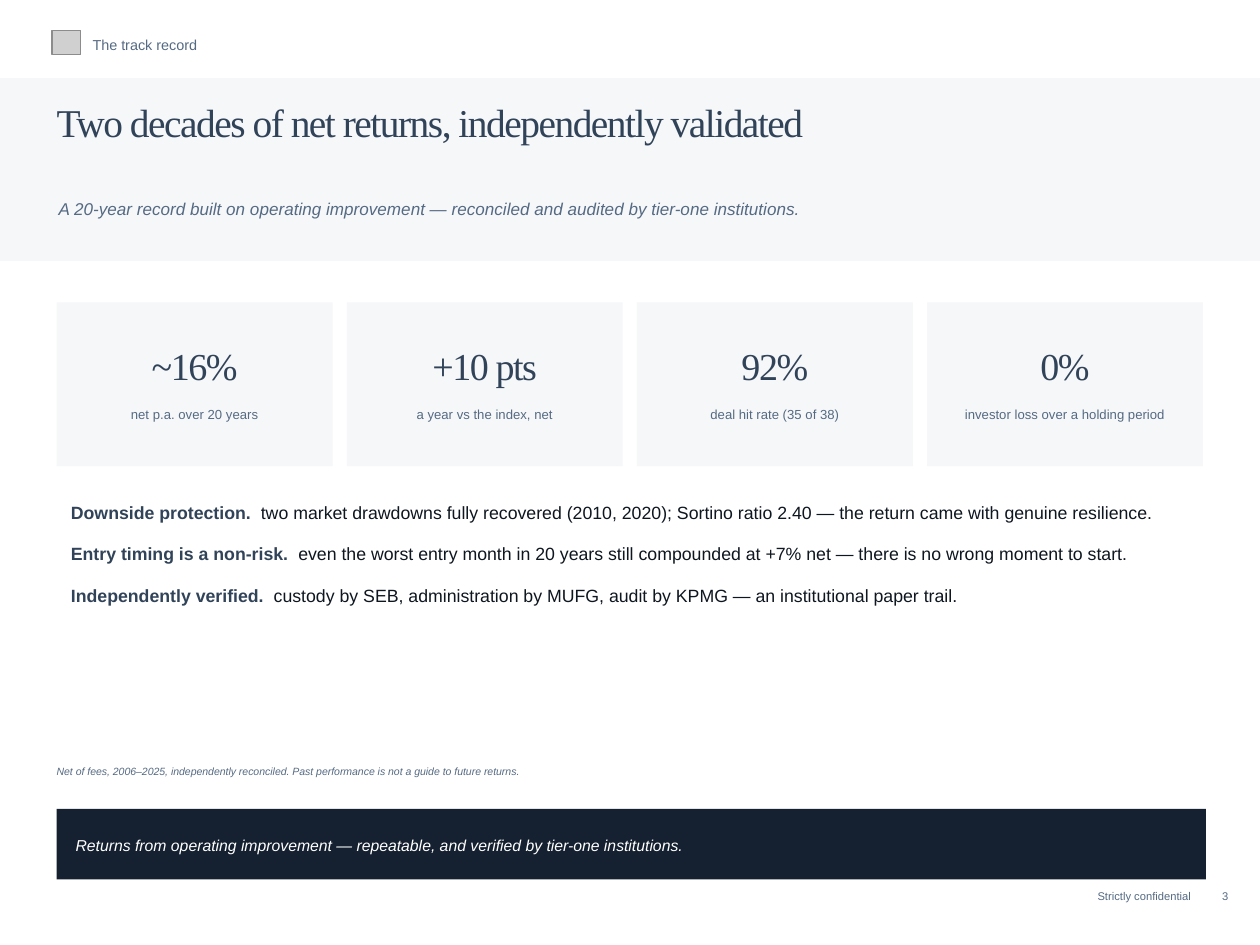
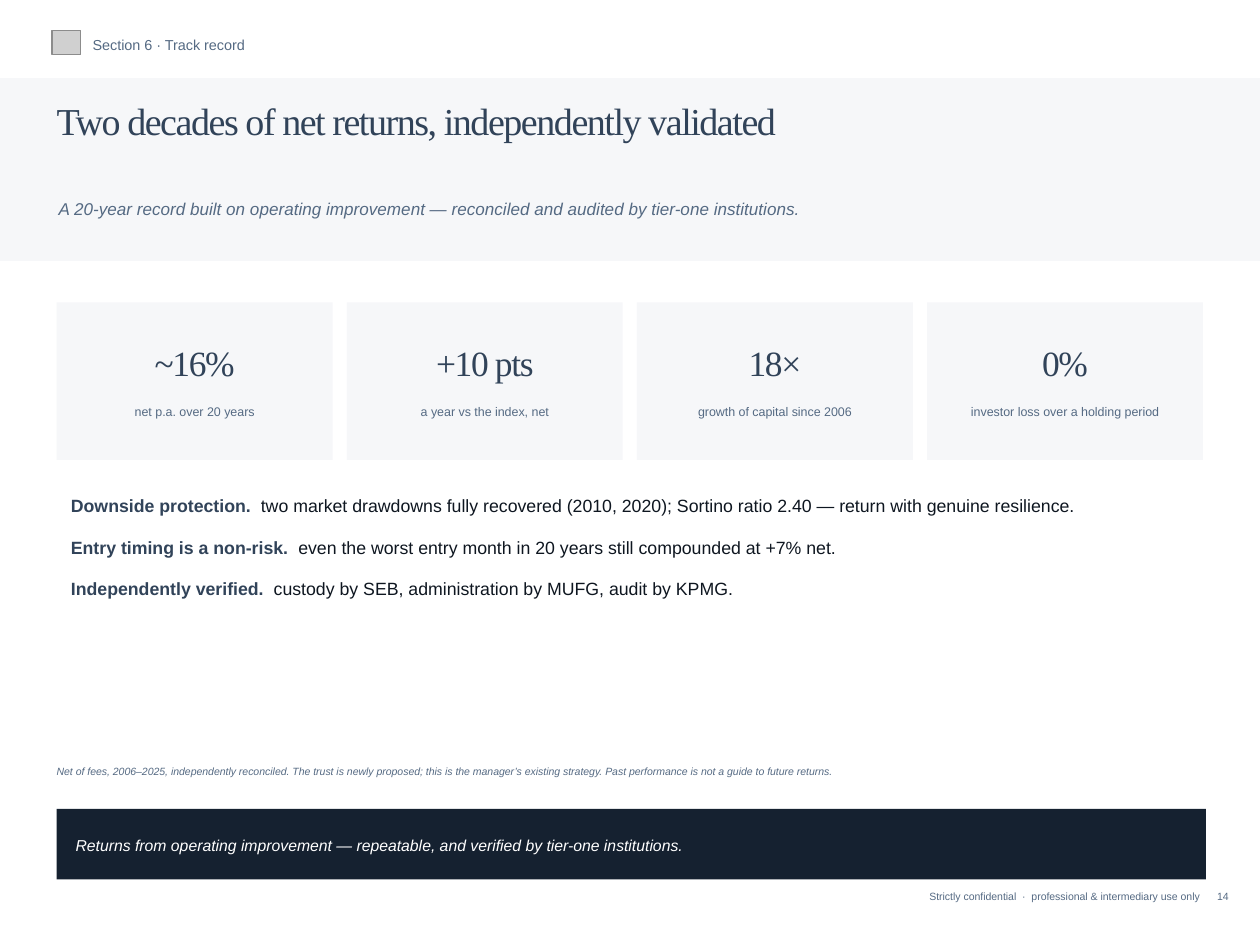
Before and after one commit to charette-lab/Claude, a slide deck: slide 15 of Athanase_Investment_Trust_Pitch.pptx (slide 4 before the commit). Drawn at 1260x945 pixels with LibreOffice and Linux fonts; fonts in the diff are those of the drawing; grey boxes stand for pictures. Boxes give left, top, right and bottom in pixels: in the first picture for what was removed or moved away, otherwise in the second. Text is boxed around its words. In the diff, an @@ line names an element or a change of style, - is before the commit and + after.

```diff
--- a/Athanase_Investment_Trust_Pitch.pptx
+++ b/Athanase_Investment_Trust_Pitch.pptx
@@ text at (93,39,245,50): text changed @@
-The track record
+Section 6 · Track record
@@ text "Two decades of net returns, ..." at (57,108,776,143): size 24 to 23.2 pt @@
@@ rectangle: place and size @@
-rectangle at (57,302,333,466)
+rectangle at (57,302,333,459)
@@ rectangle: place and size @@
-rectangle at (347,302,624,466)
+rectangle at (347,302,624,459)
@@ rectangle: place and size @@
-rectangle at (636,302,913,466)
+rectangle at (636,302,913,459)
@@ size 23.2 to 21.6 pt, letter spacing -0.9 to -0.8 pt in 3 elements at (155,352,235,377), (436,352,534,383), (1042,352,1088,377) @@
@@ rectangle: place and size @@
-rectangle at (927,302,1203,466)
+rectangle at (927,302,1203,459)
@@ text at (749,352,802,377): text changed; size 23.2 to 21.6 pt @@
-92%
+18×
@@ text at (698,407,852,419): text changed; size 8 to 7.6 pt @@
-deal hit rate (35 of 38)
+growth of capital since 2006
@@ size 8 to 7.6 pt in 3 elements at (135,407,254,419), (421,407,549,419), (971,407,1160,419) @@
@@ text at (71,499,1075,599): text changed @@
-Downside protection. two market drawdowns fully recovered (2010, 2020); Sortino ratio 2.40 — the return came with genuine resilience.
-Entry timing is a non-risk. even the worst entry month in 20 years still compounded at +7% net — there is no wrong moment to start.
-Independently verified. custody by SEB, administration by MUFG, audit by KPMG — an institutional paper trail.
+Downside protection. two market drawdowns fully recovered (2010, 2020); Sortino ratio 2.40 — return with genuine resilience.
+Entry timing is a non-risk. even the worst entry month in 20 years still compounded at +7% net.
+Independently verified. custody by SEB, administration by MUFG, audit by KPMG.
@@ text at (57,767,832,777): text changed @@
-Net of fees, 2006–2025, independently reconciled. Past performance is not a guide to future returns.
+Net of fees, 2006–2025, independently reconciled. The trust is newly proposed; this is the manager’s existing strategy. Past performance is not a guide to future returns.
@@ text at (929,892,1229,902): text changed; size 6.8 to 6.4 pt @@
-Strictly confidential 3
+Strictly confidential · professional & intermediary use only 14
```
Also in this commit, not shown: 8 other slides changed, 10 slides added, 1 other file.
